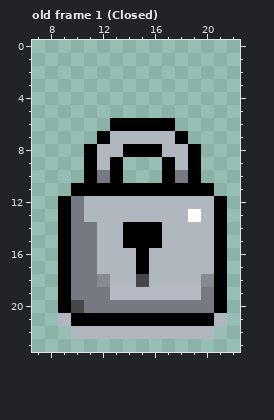
Pixel-art file, stored at project-2/assets/UI/UI Components/Lock-Icon.aseprite. Above is the file before it was changed.
64x64 pixels, 2 frames. Shown: old frame 1 (Closed): x 7..22, y 0..23. The old version is drawn lined up with the new one, on the new canvas. The commit also changed other frames, which this record leaves out.
Once edited:
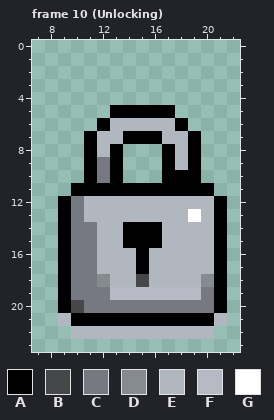
Palette (. is transparent): A #000000  B #454749  C #767981  D #858b8f  E #b1b7be  F #b7bac4  G #ffffff
A new or re-ordered frame is compared with the old frame closest to it.
What changed:
canvas 64x64 -> 32x32, the old top-left corner now at -16,-16 (the part of the old canvas that was cut away was empty and is not shown)
frames 2 -> 18
--- frame 10 (Unlocking) is new; against old frame 1 (Closed)
@@ x 7..22 @@
  4 ................
- 5 ................
- 6 ......AAAAA.....
- 7 .....AEEEEEA....
- 8 ....AEEAAAEEA...
- 9 ....AEA...AEA...
-10 ....ACA...ACA...
+ 5 ......AAAAA.....
+ 6 .....AEEEEEA....
+ 7 ....AEEAAAEEA...
+ 8 ....AEA...AEA...
+ 9 ....ACA...AEA...
+10 ....ACA...AAA...
 11 ...AAAAAAAAAAA..
